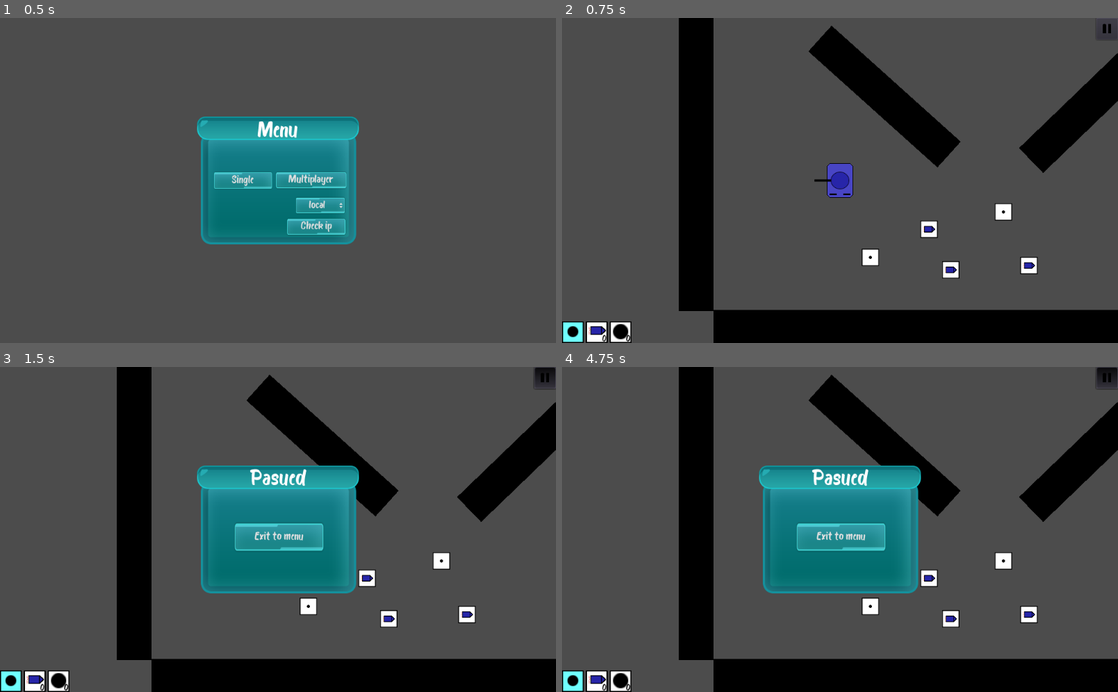
Above: before the commit, frames 1-4 (two rows, left to right).
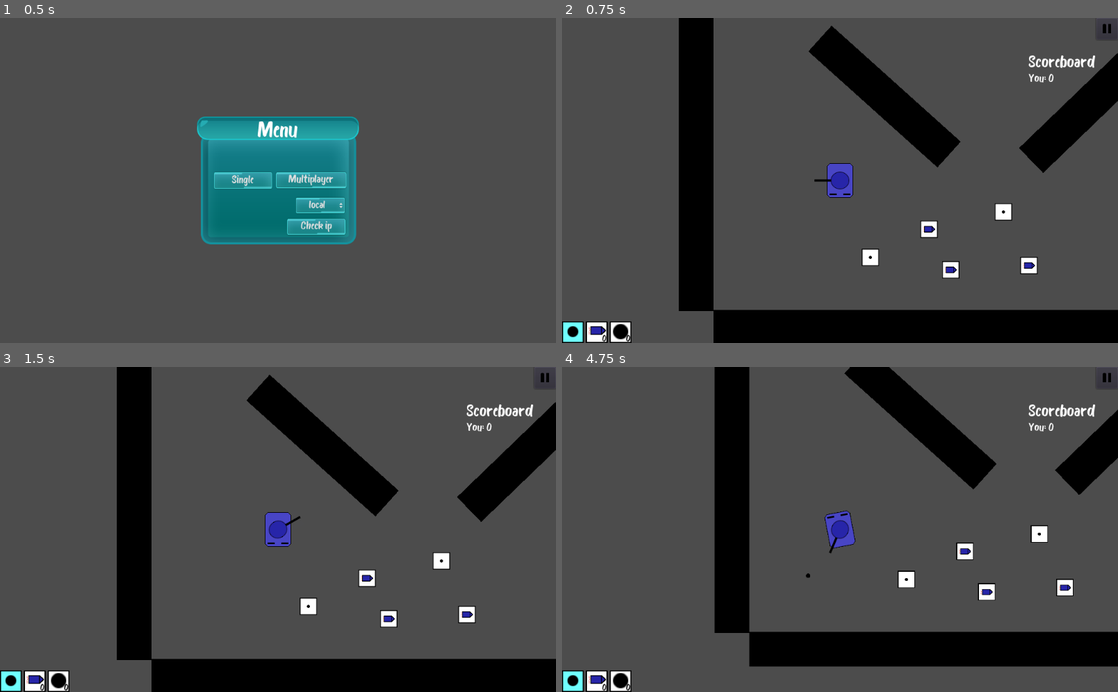
Above: after the commit, the same moments.

Repository: mm-102/godot_tanks
Game: Godot game, scene res://Main.tscn
Two runs of this game, one before a commit and one after it. Both use one fixed random seed, a clock stepped at 60 frames per second and the inputs below.
Inputs (mouse positions are in pixels of both pictures, inside the frame that each line leads up to):
- Up to frame 1 (0.5 s): no input
- Up to frame 2 (0.75 s): click "Single" at 0.5 s
- Up to frame 3 (1.5 s): click (544, 376) at 1.25 s
- Up to frame 4 (4.75 s): tap Enter at 2 s; move the mouse to (962, 513) at 2.02 s; hold D (p_right) 2.03-2.78 s; tap 1 (p_bullet) at 2.1 s; move the mouse to (728, 545) at 2.77 s; hold S (p_backward) 2.78-3.53 s; tap 3 (p_frag) at 2.85 s; move the mouse to (895, 458) at 3.52 s; hold D (p_right) 3.53-4.28 s; tap 2 (p_rocket) at 3.6 s; move the mouse to (812, 594) at 4.27 s; hold W (p_forward) from 4.28 s (still down); click (812, 594) at 4.35 s

Frame 1 is identical in both runs. In frame 2, 0.3% of the frame differs, in the area x 83-96%, y 11-20%; in frame 3, 11%; in frame 4, 43%, in the area x 21-100%, y 0-100%.

Commit message:
Add prototype Scoreboard  - players appear on scoreboard when joining server and disappear when destroyed (temp)  - use signal in Map.gd to update player's score (currently not used)

Diff:
--- a/Map.gd
+++ b/Map.gd
@@ -7,6 +7,18 @@
 var world_stance_buffer: Array
 onready var playerS_node = $"%Players"
 
+signal new_scoreboard_player(name)
+signal update_player_score(name, score)
+signal delete_scoreboard_player(name)
+
+
+func _ready():
+	#warning-ignore:return_value_discarded
+	connect("new_scoreboard_player",get_node("/root/Main/Player_Gui_Layer/GUI"),"_on_new_scoreboard_player")
+	#warning-ignore:return_value_discarded
+	connect("update_player_score",get_node("/root/Main/Player_Gui_Layer/GUI"),"_on_update_player_score")
+	#warning-ignore:return_value_discarded
+	connect("delete_scoreboard_player",get_node("/root/Main/Player_Gui_Layer/GUI"),"_on_delete_scoreboard_player")
 
 func self_initiation(spawn_point):
 	var tank_inst = tank.instance()
@@ -17,12 +29,16 @@
 	var tank_inst = tank_template.instance()
 	tank_inst.name = str(player_id)
 	$Players.add_child(tank_inst, true)
+	emit_signal("new_scoreboard_player", tank_inst.name) # change to proper player name when nicks implemented
 
 
 func player_destroyed(player_id, _position, _rotation, projectile_name):
 	get_node("/root/Main/Map/Projectiles/" + projectile_name).die()
 	get_node("Players/" + str(player_id)).die()
 	create_corpse(player_id, _position, _rotation)
+
+	#temp
+	emit_signal("delete_scoreboard_player", str(player_id))
 
 func create_corpse(player_id, _position, _rotation):
 	var static_body2d = StaticBody2D.new()
--- a/Player/Player_GUI/GUI.gd
+++ b/Player/Player_GUI/GUI.gd
@@ -17,10 +17,14 @@
 	Ammunition.TYPES.FRAG_BOMB : $"Ammunition/FragBombCounter/Background"
 }
 
+onready var scores_node = $"Scoreboard/Scores"
+const name_score_tscn = preload("res://Player/Player_GUI/NameScore.tscn")
+
 
 func _ready():
 	Backgrounds[current_type].modulate = selection_color
 
+# ---- display ammo ----
 func _on_special_ammo_change(type, amount_left):
 	Numbers[type].text = str(amount_left)
 
@@ -30,6 +34,7 @@
 
 	current_type = new_type
 
+# ---- pause ----
 func _input(event : InputEvent):
 	if event.is_action_pressed("ui_cancel"):
 		$PauseButton.pressed = !$PauseButton.pressed
@@ -40,3 +45,22 @@
 		get_tree().paused = button_pressed
 
 	$Pause.visible = button_pressed
+
+# ---- scoreboard ----
+
+func _on_new_scoreboard_player(name):
+	var player_name_score = name_score_tscn.instance()
+	player_name_score.name = name
+	player_name_score.get_node("Name").text = name
+	player_name_score.get_node("Score").text = "0"
+	scores_node.add_child(player_name_score)
+
+func _on_delete_scoreboard_player(name):
+	var player_name_score = scores_node.get_node_or_null(name)
+	if player_name_score == null: return
+	player_name_score.queue_free()
+
+func _on_update_player_score(name, score=0):
+	var player_name_score = scores_node.get_node_or_null(name)
+	if player_name_score == null: return
+	player_name_score.get_node("Score").text = score
--- a/Player/Player_GUI/GUI.tscn
+++ b/Player/Player_GUI/GUI.tscn
@@ -1,10 +1,11 @@
-[gd_scene load_steps=7 format=2]
+[gd_scene load_steps=8 format=2]
 
 [ext_resource path="res://Player/Player_GUI/BulletCounter.tscn" type="PackedScene" id=1]
 [ext_resource path="res://Player/Player_GUI/RocketCounter.tscn" type="PackedScene" id=2]
 [ext_resource path="res://Player/Player_GUI/FragBombCounter.tscn" type="PackedScene" id=3]
 [ext_resource path="res://Player/Player_GUI/GUI.gd" type="Script" id=4]
 [ext_resource path="res://textures/PlayerGUI/pause.png" type="Texture" id=5]
+[ext_resource path="res://Player/Player_GUI/Scoreboard.tscn" type="PackedScene" id=6]
 [ext_resource path="res://Player/Player_GUI/Pause.tscn" type="PackedScene" id=7]
 
 [node name="GUI" type="MarginContainer"]
@@ -83,4 +84,16 @@
 size_flags_horizontal = 4
 size_flags_vertical = 4
 
+[node name="Scoreboard" parent="." instance=ExtResource( 6 )]
+anchor_left = 0.0
+anchor_top = 0.0
+anchor_right = 0.0
+anchor_bottom = 0.0
+margin_left = 859.0
+margin_top = 0.0
+margin_right = 1024.0
+margin_bottom = 200.0
+size_flags_horizontal = 8
+size_flags_vertical = 0
+
 [connection signal="toggled" from="PauseButton" to="." method="_on_PauseButton_toggled"]
--- /dev/null
+++ b/Player/Player_GUI/NameScore.tscn
@@ -0,0 +1,18 @@
+[gd_scene format=2]
+
+[node name="NameScore" type="HBoxContainer"]
+margin_right = 40.0
+margin_bottom = 40.0
+
+[node name="Name" type="Label" parent="."]
+margin_top = 13.0
+margin_right = 27.0
+margin_bottom = 27.0
+text = "You:"
+
+[node name="Score" type="Label" parent="."]
+margin_left = 31.0
+margin_top = 13.0
+margin_right = 39.0
+margin_bottom = 27.0
+text = "0"
--- /dev/null
+++ b/Player/Player_GUI/Scoreboard.tscn
@@ -0,0 +1,49 @@
+[gd_scene load_steps=7 format=2]
+
+[ext_resource path="res://Player/Player_GUI/NameScore.tscn" type="PackedScene" id=2]
+[ext_resource path="res://textures/text/Bosk.ttf" type="DynamicFontData" id=3]
+
+[sub_resource type="DynamicFont" id=1]
+size = 30
+font_data = ExtResource( 3 )
+
+[sub_resource type="Theme" id=2]
+resource_local_to_scene = true
+default_font = SubResource( 1 )
+
+[sub_resource type="DynamicFont" id=3]
+size = 20
+font_data = ExtResource( 3 )
+
+[sub_resource type="Theme" id=4]
+resource_local_to_scene = true
+default_font = SubResource( 3 )
+
+[node name="Scoreboard" type="VBoxContainer"]
+anchor_left = 0.839
+anchor_top = 0.2
+anchor_right = 1.0
+anchor_bottom = 0.7
+margin_left = -0.136047
+margin_top = 4.0
+margin_bottom = 150.0
+grow_horizontal = 0
+rect_min_size = Vector2( 165, 200 )
+
+[node name="Label" type="Label" parent="."]
+margin_right = 165.0
+margin_bottom = 99.0
+theme = SubResource( 2 )
+text = "
+
+Scoreboard"
+
+[node name="Scores" type="VBoxContainer" parent="."]
+margin_top = 103.0
+margin_right = 165.0
+margin_bottom = 123.0
+theme = SubResource( 4 )
+
+[node name="LocalPlayerScore" parent="Scores" instance=ExtResource( 2 )]
+margin_right = 165.0
+margin_bottom = 20.0
